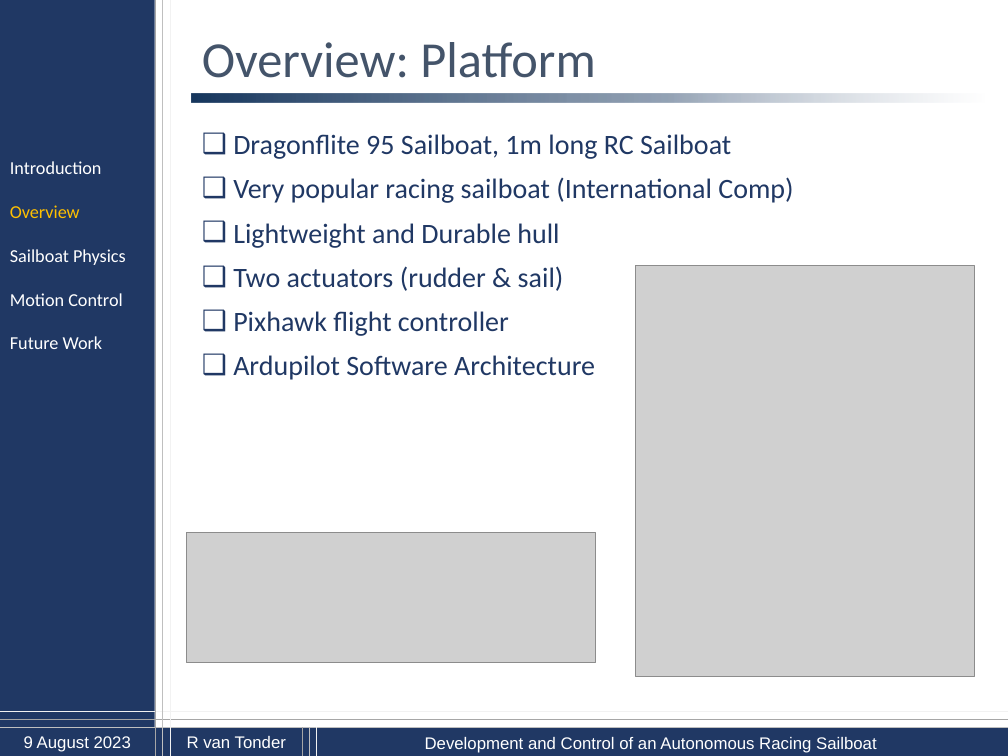
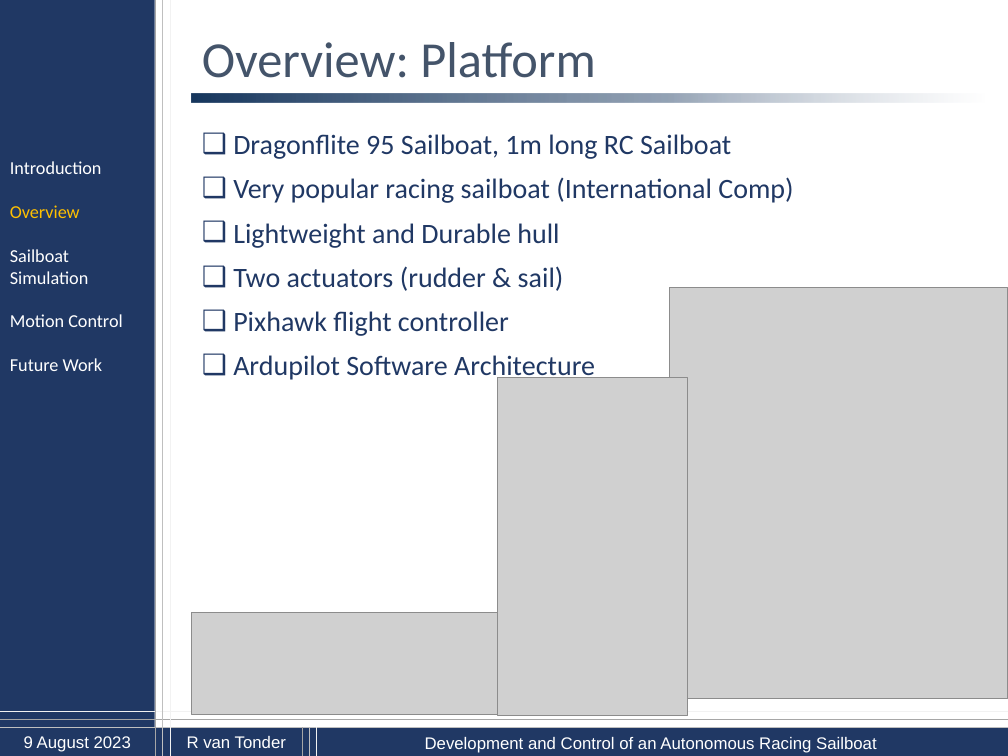
Before and after one commit to 22569596/MEng, a slide deck: slide 14 of Presentations/sailboat_Slides.pptx. Drawn at 1008x756 pixels with LibreOffice and Linux fonts; fonts in the diff are those of the drawing; grey boxes stand for pictures; background and template pictures are left out. Boxes give left, top, right and bottom in pixels: in the first picture for what was removed or moved away, otherwise in the second. Text is boxed around its words. In the diff, an @@ line names an element or a change of style, - is before the commit and + after.

```diff
--- a/Presentations/sailboat_Slides.pptx
+++ b/Presentations/sailboat_Slides.pptx
@@ text at bbox=[10, 249, 88, 284]: text changed @@
-Sailboat Physics
+Sailboat Simulation
@@ picture: place and size @@
-picture at bbox=[636, 265, 974, 676]
+picture at bbox=[670, 287, 1008, 699]
@@ picture added at bbox=[498, 377, 688, 716] @@
@@ picture: place and size @@
-picture at bbox=[186, 532, 596, 663]
+picture at bbox=[192, 613, 509, 715]
```
Also in this commit, not shown: 25 other slides changed, 2 slides added.
